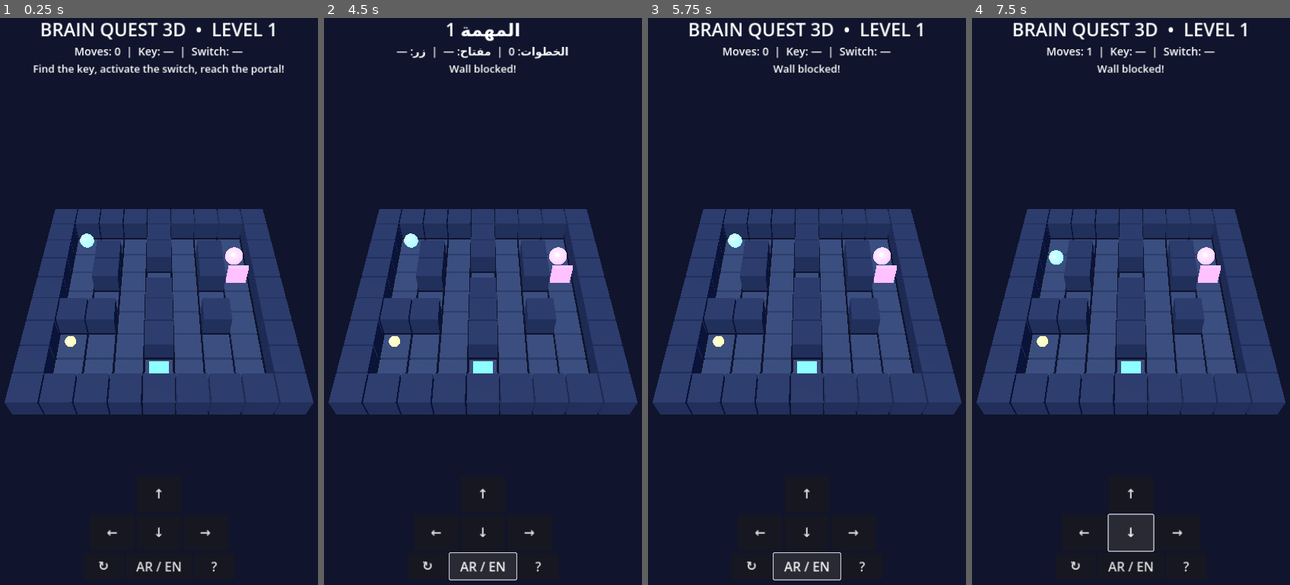
Above: before the commit, frames 1-4 (left to right).
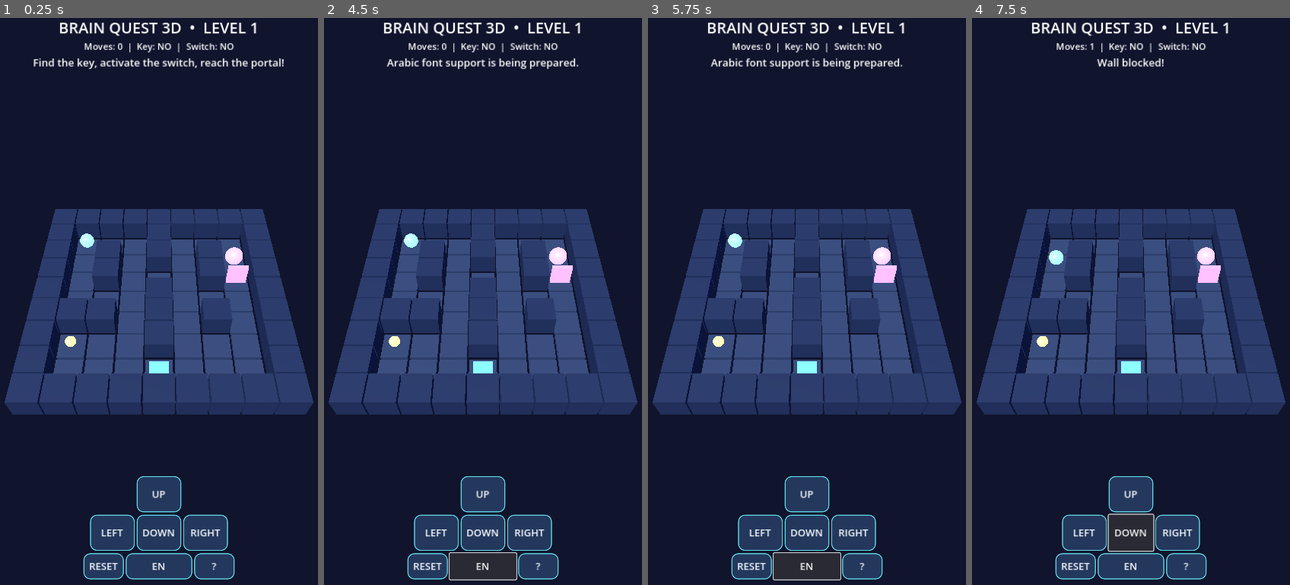
Above: after the commit, the same moments.

Repository: Alshaerfeb/BrainQuest3D
Game: Godot game, scene res://scenes/main.tscn
Two runs of this game, one before a commit and one after it. Both use one fixed random seed, a clock stepped at 60 frames per second and the inputs below.
Inputs (mouse positions are in pixels of both pictures, inside the frame that each line leads up to):
- Up to frame 1 (0.25 s): no input
- Up to frame 2 (4.5 s): click (483, 494) at 0.5 s, where only the run after the commit has a clickable "UP"; click (435, 533) at 1.25 s, where only the run after the commit has a clickable "LEFT"; click (483, 533) at 2 s, where only the run after the commit has a clickable "DOWN"; click (530, 533) at 2.75 s, where only the run after the commit has a clickable "RIGHT"; click (428, 567) at 3.5 s, where only the run after the commit has a clickable "RESET"; click (483, 567) at 4.25 s, where only the run before the commit has a clickable "AR / EN"
- Up to frame 3 (5.75 s): click (807, 567) at 5 s, where only the run after the commit has a clickable "EN"
- Up to frame 4 (7.5 s): click (1131, 494) at 5.75 s, where only the run before the commit has a clickable "↑"; click (1083, 533) at 6.5 s, where only the run before the commit has a clickable "←"; click (1131, 533) at 7.25 s, where only the run before the commit has a clickable "↓"

The runs differ from the first frame. In frame 1, 8.6% of the frame differs, in the area x 10-90%, y 0-100%; in frame 2, 6.9%; in frame 3, 7.2%; in frame 4, 6.9%.

Commit message:
Improve Godot mobile controls, readable labels, door and collectible feedback

Diff:
--- a/godot/scripts/main.gd
+++ b/godot/scripts/main.gd
@@ -22,6 +22,9 @@
 var move_label: Label
 var language_ar := false
 var busy := false
+var door_meshes: Array[MeshInstance3D] = []
+var key_meshes: Array[MeshInstance3D] = []
+var switch_meshes: Array[MeshInstance3D] = []
 
 func _ready() -> void:
 	_build_lights()
@@ -94,6 +97,9 @@
 	has_key = false
 	switch_on = false
 	moves = 0
+	door_meshes.clear()
+	key_meshes.clear()
+	switch_meshes.clear()
 	for y in range(map_data.size()):
 		for x in range(map_data[y].length()):
 			var cell := Vector2i(x, y)
@@ -108,11 +114,11 @@
 					pos = cell
 					start_pos = cell
 				"K":
-					_sphere(p + Vector3(0, 0.55, 0), 0.38, Color("#ffd36a"), true)
+					key_meshes.append(_sphere(p + Vector3(0, 0.55, 0), 0.38, Color("#ffd36a"), true))
 				"P":
-					_cube(p + Vector3(0, 0.12, 0), Vector3(1.3, 0.16, 1.3), Color("#4be0d1"), true)
+					switch_meshes.append(_cube(p + Vector3(0, 0.12, 0), Vector3(1.3, 0.16, 1.3), Color("#4be0d1"), true))
 				"D":
-					_cube(p + Vector3(0, 0.8, 0), Vector3(1.5, 1.6, 0.3), Color("#e46c91"), true)
+					door_meshes.append(_cube(p + Vector3(0, 0.8, 0), Vector3(1.5, 1.6, 0.3), Color("#e46c91"), true))
 				"G":
 					_sphere(p + Vector3(0, 0.8, 0), 0.7, Color("#a97aff"), true)
 	player = _sphere(_point(pos) + Vector3(0, 0.65, 0), 0.58, Color("#69e7ff"), true)
@@ -149,10 +155,14 @@
 	match tile:
 		"K":
 			has_key = true
+			for item in key_meshes:
+				item.visible = false
+			_update_doors()
 			_replace_tile(pos, ".")
 			_set_status("Key collected!" if not language_ar else "حصلت على المفتاح!")
 		"P":
 			switch_on = true
+			_update_doors()
 			_set_status("Switch activated! Door unlocked if you have the key." if not language_ar else "تم تفعيل المفتاح الأرضي!")
 		"G":
 			if has_key and switch_on:
@@ -165,14 +175,30 @@
 				_set_status("Portal needs key + switch!" if not language_ar else "البوابة تحتاج المفتاح وتفعيل الزر!")
 	_update_ui()
 
+func _update_doors() -> void:
+	if has_key and switch_on:
+		for door in door_meshes:
+			var tween := create_tween()
+			tween.tween_property(door, "scale", Vector3(1, 0.02, 1), 0.4)
+
 func _set_status(message: String) -> void:
 	status.text = message
 
 func _make_button(text_value: String, action: Callable, parent: Control, minimum := Vector2(94, 76)) -> Button:
 	var button := Button.new()
+	var style := StyleBoxFlat.new()
+	style.bg_color = Color("#24385d")
+	style.border_color = Color("#61d8e8")
+	style.set_border_width_all(2)
+	style.set_corner_radius_all(14)
+	button.add_theme_stylebox_override("normal", style)
+	var pressed_style := style.duplicate()
+	pressed_style.bg_color = Color("#347c96")
+	button.add_theme_stylebox_override("pressed", pressed_style)
+	button.add_theme_color_override("font_color", Color("#f5faff"))
 	button.text = text_value
 	button.custom_minimum_size = minimum
-	button.add_theme_font_size_override("font_size", 27)
+	button.add_theme_font_size_override("font_size", 21)
 	parent.add_child(button)
 	button.pressed.connect(action)
 	return button
@@ -191,11 +217,11 @@
 	root.add_child(top)
 	heading = Label.new()
 	heading.horizontal_alignment = HORIZONTAL_ALIGNMENT_CENTER
-	heading.add_theme_font_size_override("font_size", 38)
+	heading.add_theme_font_size_override("font_size", 32)
 	top.add_child(heading)
 	move_label = Label.new()
 	move_label.horizontal_alignment = HORIZONTAL_ALIGNMENT_CENTER
-	move_label.add_theme_font_size_override("font_size", 23)
+	move_label.add_theme_font_size_override("font_size", 19)
 	top.add_child(move_label)
 	status = Label.new()
 	status.horizontal_alignment = HORIZONTAL_ALIGNMENT_CENTER
@@ -214,23 +240,23 @@
 	var up := HBoxContainer.new()
 	up.alignment = BoxContainer.ALIGNMENT_CENTER
 	bottom.add_child(up)
-	_make_button("↑", func(): _move(0, -1), up)
+	_make_button("UP", func(): _move(0, -1), up)
 	var row := HBoxContainer.new()
 	row.alignment = BoxContainer.ALIGNMENT_CENTER
 	bottom.add_child(row)
-	_make_button("←", func(): _move(-1, 0), row)
-	_make_button("↓", func(): _move(0, 1), row)
-	_make_button("→", func(): _move(1, 0), row)
+	_make_button("LEFT", func(): _move(-1, 0), row)
+	_make_button("DOWN", func(): _move(0, 1), row)
+	_make_button("RIGHT", func(): _move(1, 0), row)
 	var tools := HBoxContainer.new()
 	tools.alignment = BoxContainer.ALIGNMENT_CENTER
 	bottom.add_child(tools)
-	_make_button("↻", func(): _load_level(), tools, Vector2(85, 55))
-	_make_button("AR / EN", func(): language_ar = not language_ar; _update_ui(), tools, Vector2(140, 55))
+	_make_button("RESET", func(): _load_level(), tools, Vector2(85, 55))
+	_make_button("EN", func(): language_ar = false; _set_status("Arabic font support is being prepared."), tools, Vector2(140, 55))
 	_make_button("?", func(): _set_status("Collect gold key, step on cyan switch, reach purple portal." if not language_ar else "اجمع المفتاح الذهبي ثم فعّل الزر السماوي وادخل البوابة."), tools, Vector2(85, 55))
 
 func _update_ui() -> void:
 	heading.text = ("المهمة " if language_ar else "BRAIN QUEST 3D  •  LEVEL ") + str(level + 1)
-	move_label.text = ("الخطوات: " if language_ar else "Moves: ") + str(moves) + ("  |  مفتاح: " if language_ar else "  |  Key: ") + ("✓" if has_key else "—") + ("  |  زر: " if language_ar else "  |  Switch: ") + ("✓" if switch_on else "—")
+	move_label.text = ("الخطوات: " if language_ar else "Moves: ") + str(moves) + ("  |  مفتاح: " if language_ar else "  |  Key: ") + ("YES" if has_key else "NO") + ("  |  زر: " if language_ar else "  |  Switch: ") + ("YES" if switch_on else "NO")
 	if status.text.is_empty():
 		_set_status("Find the key, activate the switch, reach the portal!" if not language_ar else "اجمع المفتاح وفعّل الزر وادخل البوابة!")
 
